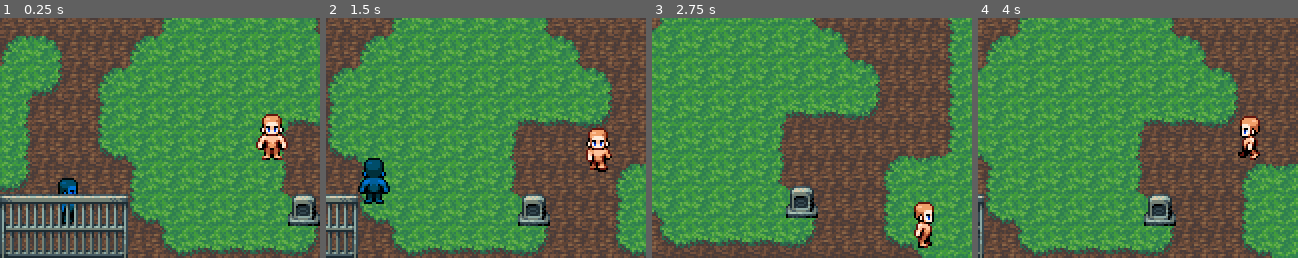
Above: before the commit, frames 1-4 (left to right).
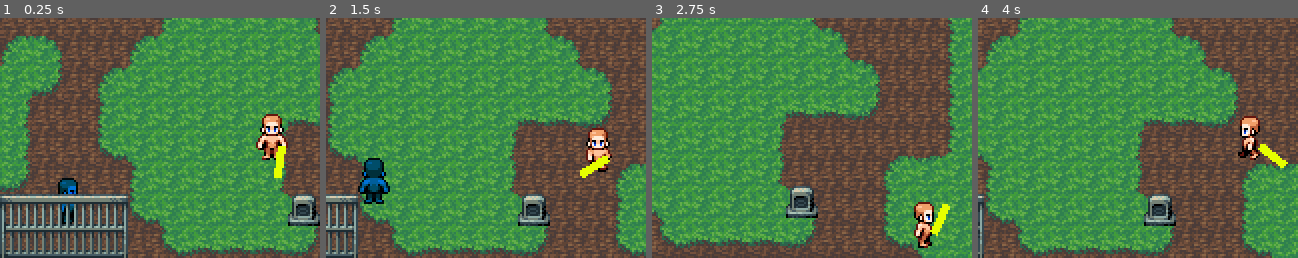
Above: after the commit, the same moments.

Repository: weinStag/cursed-rest
Game: Godot game, scene res://Scenes/gameview.tscn
The game is run twice, just before and just after one commit, with the same random seed, the same clock (stepped at 60 frames per second) and the same inputs.
Inputs (mouse positions are % of the whole screen's width and height, from its top left):
- Up to frame 1 (0.25 s): no input
- Up to frame 2 (1.5 s): move the mouse to (72, 45) at 0.52 s; hold Right (ui_right) 0.53-1.28 s; tap Z (ui_accept) at 0.6, 0.77, 1.07, 1.35 s; move the mouse to (30, 55) at 1.27 s; hold Down (ui_down) from 1.28 s (still down)
- Up to frame 3 (2.75 s): tap Z (ui_accept) at 1.52, 1.82, 2.1 s; move the mouse to (60, 28) at 2.02 s; release Down (ui_down) at 2.03 s; hold Right (ui_right) from 2.03 s (still down)
- Up to frame 4 (4 s): move the mouse to (45, 70) at 2.77 s; release Right (ui_right) at 2.78 s; hold Up (ui_up) 2.78-3.53 s; tap Z (ui_accept) at 2.85, 3.02, 3.32, 3.6, 3.77 s; move the mouse to (80, 65) at 3.52 s; hold Left (ui_left) from 3.53 s (still down)
The pictures show only the part of the screen within x 8-58%, y 8-58%; the shares and areas given below are measured in that part.

The runs differ from the first frame. In frame 1, 0.3% of the frame differs, in the area x 85-90%, y 53-67%; in frame 2, 0.3%; in frame 3, 0.3%; in frame 4, 0.3%.

Commit message:
criação de novos objetos

Diff:
--- a/Scenes/Maps/world.tscn
+++ b/Scenes/Maps/world.tscn
@@ -6,6 +6,7 @@
 [ext_resource type="Texture2D" uid="uid://vwmpi5st1if5" path="res://Graphics/CollisionTiles/obstacle.png" id="2_g6aja"]
 [ext_resource type="Script" uid="uid://2n7cswldnc30" path="res://Scripts/Grid/grid_manager.gd" id="3_1njb8"]
 [ext_resource type="PackedScene" uid="uid://82egl20vpf7n" path="res://Scenes/Pawns/player.tscn" id="4_nyxsb"]
+[ext_resource type="PackedScene" uid="uid://csxucdon0txl4" path="res://Scenes/arma.tscn" id="4_r0r7l"]
 [ext_resource type="PackedScene" uid="uid://d3xeykecmo176" path="res://Scenes/Pawns/actor.tscn" id="5_ehxcq"]
 [ext_resource type="Script" uid="uid://ba2k8pkwqebpe" path="res://Scripts/Pawns/Types/event.gd" id="7_8j5fh"]
 [ext_resource type="Script" uid="uid://dhojxqc0a4xvw" path="res://Scripts/Pawns/Types/object.gd" id="7_ay8ee"]
@@ -1143,6 +1144,9 @@
 limit_right = 528
 limit_bottom = 376
 
+[node name="Sprite2D" parent="Pawns/Player" instance=ExtResource("4_r0r7l")]
+position = Vector2(5, 0)
+
 [node name="Actor" parent="Pawns" instance=ExtResource("5_ehxcq")]
 position = Vector2(72, 120)
 move_pattern = Array[Vector2i]([Vector2i(1, 0), Vector2i(1, 0), Vector2i(1, 0), Vector2i(0, -1), Vector2i(-1, 0), Vector2i(-1, 0), Vector2i(-1, 0), Vector2i(0, 1), Vector2i(0, 0)])
--- /dev/null
+++ b/Scenes/Pawns/inimigo.tscn
@@ -0,0 +1,17 @@
+[gd_scene load_steps=3 format=3 uid="uid://csp4gdb2j0fmr"]
+
+[ext_resource type="PackedScene" uid="uid://d3xeykecmo176" path="res://Scenes/Pawns/actor.tscn" id="1_x4n3m"]
+
+[sub_resource type="RectangleShape2D" id="RectangleShape2D_3sqja"]
+size = Vector2(16, 24)
+
+[node name="Actor" instance=ExtResource("1_x4n3m")]
+
+[node name="Sprite" parent="." index="0"]
+modulate = Color(0, 0.486275, 0.196078, 1)
+
+[node name="Area2D" type="Area2D" parent="Sprite" index="0"]
+
+[node name="CollisionShape2D" type="CollisionShape2D" parent="Sprite/Area2D" index="0" groups=["hitbox"]]
+position = Vector2(0, -5)
+shape = SubResource("RectangleShape2D_3sqja")
--- /dev/null
+++ b/Scenes/arma.gd
@@ -0,0 +1,12 @@
+extends Sprite2D
+
+func _physics_process(delta):
+	look_at(get_global_mouse_position())
+# Called when the node enters the scene tree for the first time.
+func _ready() -> void:
+	pass # Replace with function body.
+
+
+# Called every frame. 'delta' is the elapsed time since the previous frame.
+func _process(delta: float) -> void:
+	pass
--- /dev/null
+++ b/Scenes/arma.tscn
@@ -0,0 +1,20 @@
+[gd_scene load_steps=4 format=3 uid="uid://csxucdon0txl4"]
+
+[ext_resource type="Texture2D" uid="uid://fhhrc5ktpq0l" path="res://Graphics/CollisionTiles/event.png" id="1_7bvn3"]
+[ext_resource type="Script" uid="uid://b6aeeaeuji4p2" path="res://Scenes/arma.gd" id="2_ckcjq"]
+
+[sub_resource type="RectangleShape2D" id="RectangleShape2D_ckcjq"]
+size = Vector2(16, 16)
+
+[node name="Sprite2D" type="Sprite2D"]
+scale = Vector2(1, 0.25)
+texture = ExtResource("1_7bvn3")
+centered = false
+offset = Vector2(0, -8)
+script = ExtResource("2_ckcjq")
+
+[node name="Area2D" type="Area2D" parent="."]
+
+[node name="CollisionShape2D" type="CollisionShape2D" parent="Area2D"]
+position = Vector2(8, -2.84217e-14)
+shape = SubResource("RectangleShape2D_ckcjq")
--- a/Scripts/Pawns/Types/player.gd
+++ b/Scripts/Pawns/Types/player.gd
@@ -1,10 +1,10 @@
 extends PawnMobile
 
 const MOVEMENTS: Dictionary = {
-    'ui_up': Vector2i.UP,
-    'ui_left': Vector2i.LEFT,
-    'ui_right': Vector2i.RIGHT,
-    'ui_down': Vector2i.DOWN
+	'ui_up': Vector2i.UP,
+	'ui_left': Vector2i.LEFT,
+	'ui_right': Vector2i.RIGHT,
+	'ui_down': Vector2i.DOWN
 }
 
 # Movement Related (+ animation)
@@ -27,164 +27,164 @@
 var roll_tap_threshold: float = 0.15  # Tempo máximo para considerar um "tap" (em segundos)
 
 func _ready():
-    base_speed = speed
+	base_speed = speed
 
-    # Configurar timer de cooldown do roll
-    roll_timer = Timer.new()
-    roll_timer.one_shot = true
-    roll_timer.timeout.connect(_on_roll_cooldown_finished)
-    add_child(roll_timer)
+	# Configurar timer de cooldown do roll
+	roll_timer = Timer.new()
+	roll_timer.one_shot = true
+	roll_timer.timeout.connect(_on_roll_cooldown_finished)
+	add_child(roll_timer)
 
 func _process(_delta):
-    # Sistema de detecção tap vs hold para ui_roll
-    if Input.is_action_just_pressed("ui_roll"):
-        roll_button_press_time = 0.0
+	# Sistema de detecção tap vs hold para ui_roll
+	if Input.is_action_just_pressed("ui_roll"):
+		roll_button_press_time = 0.0
 
-    if Input.is_action_pressed("ui_roll"):
-        roll_button_press_time += _delta
+	if Input.is_action_pressed("ui_roll"):
+		roll_button_press_time += _delta
 
-    # Se soltar o botão rápido (tap), executa roll
-    if Input.is_action_just_released("ui_roll"):
-        if roll_button_press_time <= roll_tap_threshold and can_roll and not is_rolling and can_move():
-            execute_roll()
-            roll_button_press_time = 0.0
-            return
-        roll_button_press_time = 0.0
+	# Se soltar o botão rápido (tap), executa roll
+	if Input.is_action_just_released("ui_roll"):
+		if roll_button_press_time <= roll_tap_threshold and can_roll and not is_rolling and can_move():
+			execute_roll()
+			roll_button_press_time = 0.0
+			return
+		roll_button_press_time = 0.0
 
-    # Sprint: apenas se estiver segurando por mais tempo que o threshold
-    is_sprinting = Input.is_action_pressed("ui_roll") and roll_button_press_time > roll_tap_threshold
+	# Sprint: apenas se estiver segurando por mais tempo que o threshold
+	is_sprinting = Input.is_action_pressed("ui_roll") and roll_button_press_time > roll_tap_threshold
 
-    # Não permite sprint durante o roll
-    if is_rolling:
-        is_sprinting = false
+	# Não permite sprint durante o roll
+	if is_rolling:
+		is_sprinting = false
 
-    speed = base_speed * (sprint_mult if is_sprinting else 1.0)
+	speed = base_speed * (sprint_mult if is_sprinting else 1.0)
 
-    input_priority()
+	input_priority()
 
-    if can_move():
-        if Input.is_action_just_pressed("ui_accept"): # To Request dialogue
-            Grid.request_event(self, cur_direction, 0)
+	if can_move():
+		if Input.is_action_just_pressed("ui_accept"): # To Request dialogue
+			Grid.request_event(self, cur_direction, 0)
 
-        var input_direction: Vector2i = set_direction()
-        if input_direction:
-            cur_direction = input_direction
-            set_anim_direction(input_direction)
+		var input_direction: Vector2i = set_direction()
+		if input_direction:
+			cur_direction = input_direction
+			set_anim_direction(input_direction)
 
-            # Checks if the next movement opportunity is possible, if it is move to target position
-            var target_position: Vector2i = Grid.request_move(self, input_direction)
-            if target_position:
-                move_to(target_position)
+			# Checks if the next movement opportunity is possible, if it is move to target position
+			var target_position: Vector2i = Grid.request_move(self, input_direction)
+			if target_position:
+				move_to(target_position)
 
 func execute_roll():
-    """Executa o roll na direção atual do player"""
-    is_rolling = true
-    can_roll = false
+	"""Executa o roll na direção atual do player"""
+	is_rolling = true
+	can_roll = false
 
-    # Tenta mover múltiplas células na direção do roll
-    var cells_moved: int = 0
-    var last_valid_position: Vector2 = position
+	# Tenta mover múltiplas células na direção do roll
+	var cells_moved: int = 0
+	var last_valid_position: Vector2 = position
 
-    # Tenta rolar pela distância especificada
-    for i in range(1, roll_distance + 1):
-        var target_position: Vector2 = Grid.request_move(self, cur_direction)
+	# Tenta rolar pela distância especificada
+	for i in range(1, roll_distance + 1):
+		var target_position: Vector2 = Grid.request_move(self, cur_direction)
 
-        if target_position:
-            last_valid_position = target_position
-            cells_moved += 1
-        else:
-            break  # Para se encontrar obstáculo
+		if target_position:
+			last_valid_position = target_position
+			cells_moved += 1
+		else:
+			break  # Para se encontrar obstáculo
 
-    # Executa o movimento do roll se conseguiu mover pelo menos 1 célula
-    if cells_moved > 0:
-        # Animação de roll (você pode personalizar)
-        set_anim_direction(cur_direction)
-        # Aqui você pode adicionar uma animação específica de roll
-        # Ex: $AnimationPlayer.play("roll_" + get_direction_name())
+	# Executa o movimento do roll se conseguiu mover pelo menos 1 célula
+	if cells_moved > 0:
+		# Animação de roll (você pode personalizar)
+		set_anim_direction(cur_direction)
+		# Aqui você pode adicionar uma animação específica de roll
+		# Ex: $AnimationPlayer.play("roll_" + get_direction_name())
 
-        roll_to(last_valid_position)
-    else:
-        # Se não conseguiu rolar, cancela o roll
-        finish_roll()
+		roll_to(last_valid_position)
+	else:
+		# Se não conseguiu rolar, cancela o roll
+		finish_roll()
 
 func roll_to(target: Vector2):
-    """Move o player para a posição alvo com velocidade de roll"""
-    is_moving = true
+	"""Move o player para a posição alvo com velocidade de roll"""
+	is_moving = true
 
-    var roll_duration: float = (walk_anim_length / base_speed) / roll_speed_mult
+	var roll_duration: float = (walk_anim_length / base_speed) / roll_speed_mult
 
-    move_tween = create_tween()
-    move_tween.tween_property(self, "position", target, roll_duration)
-    move_tween.finished.connect(_on_roll_finished)
+	move_tween = create_tween()
+	move_tween.tween_property(self, "position", target, roll_duration)
+	move_tween.finished.connect(_on_roll_finished)
 
 func _on_roll_finished():
-    """Callback quando o roll termina"""
-    move_tween.kill()
-    finish_roll()
+	"""Callback quando o roll termina"""
+	move_tween.kill()
+	finish_roll()
 
 func finish_roll():
-    """Finaliza o estado de roll"""
-    is_rolling = false
-    is_moving = false
+	"""Finaliza o estado de roll"""
+	is_rolling = false
+	is_moving = false
 
-    # Inicia cooldown do roll
-    roll_timer.start(roll_cooldown)
+	# Inicia cooldown do roll
+	roll_timer.start(roll_cooldown)
 
-    # Verifica eventos na posição final
-    Grid.request_event(self, Vector2i.ZERO, 2)
+	# Verifica eventos na posição final
+	Grid.request_event(self, Vector2i.ZERO, 2)
 
 func _on_roll_cooldown_finished():
-    """Callback quando o cooldown do roll termina"""
-    can_roll = true
+	"""Callback quando o cooldown do roll termina"""
+	can_roll = true
 
 func can_move() -> bool:
-    """Verifica se o player pode se mover (não está em roll)"""
-    return not is_moving and not is_talking and not is_rolling
+	"""Verifica se o player pode se mover (não está em roll)"""
+	return not is_moving and not is_talking and not is_rolling
 
 func input_priority():
-    # Input priority system, prioritize the latest inputs
-    for direction in MOVEMENTS.keys():
-        if Input.is_action_just_released(direction):
-            var index: int = input_history.find(direction)
-            if index != -1:
-                input_history.remove_at(index)
+	# Input priority system, prioritize the latest inputs
+	for direction in MOVEMENTS.keys():
+		if Input.is_action_just_released(direction):
+			var index: int = input_history.find(direction)
+			if index != -1:
+				input_history.remove_at(index)
 
-        if Input.is_action_just_pressed(direction):
-            input_history.append(direction)
+		if Input.is_action_just_pressed(direction):
+			input_history.append(direction)
 
 func set_direction() -> Vector2i:
-    # Handles the movement direction depending on the inputs
-    var direction: Vector2i = Vector2i()
+	# Handles the movement direction depending on the inputs
+	var direction: Vector2i = Vector2i()
 
-    if input_history.size():
-        for i in input_history:
-            direction += MOVEMENTS[i]
+	if input_history.size():
+		for i in input_history:
+			direction += MOVEMENTS[i]
 
-        match(input_history.back()):
-            'ui_right', 'ui_left': if direction.x != 0: direction.y = 0
-            'ui_up', 'ui_down': if direction.y != 0: direction.x = 0
+		match(input_history.back()):
+			'ui_right', 'ui_left': if direction.x != 0: direction.y = 0
+			'ui_up', 'ui_down': if direction.y != 0: direction.x = 0
 
-    return direction
+	return direction
 
 func _move_tween_done():
-    move_tween.kill()
-    switch_walk = !switch_walk
-    Grid.request_event(self, Vector2i.ZERO, 2) # Check if there's an event
-    is_moving = false
+	move_tween.kill()
+	switch_walk = !switch_walk
+	Grid.request_event(self, Vector2i.ZERO, 2) # Check if there's an event
+	is_moving = false
 
 func set_talking(talk_state: bool):
-    is_talking = !talk_state
-    if is_talking:
-        input_history.clear()
-        # Cancela roll se começar a falar
-        if is_rolling:
-            is_rolling = false
+	is_talking = !talk_state
+	if is_talking:
+		input_history.clear()
+		# Cancela roll se começar a falar
+		if is_rolling:
+			is_rolling = false
 
 # Função auxiliar para debug/animações
 func get_direction_name() -> String:
-    match cur_direction:
-        Vector2i.UP: return "up"
-        Vector2i.DOWN: return "down"
-        Vector2i.LEFT: return "left"
-        Vector2i.RIGHT: return "right"
-        _: return "down"
+	match cur_direction:
+		Vector2i.UP: return "up"
+		Vector2i.DOWN: return "down"
+		Vector2i.LEFT: return "left"
+		Vector2i.RIGHT: return "right"
+		_: return "down"
Not shown: 1 places in Scenes/Maps/world.tscn that only renumber resources
Not shown, added: Scenes/arma.gd.uid
